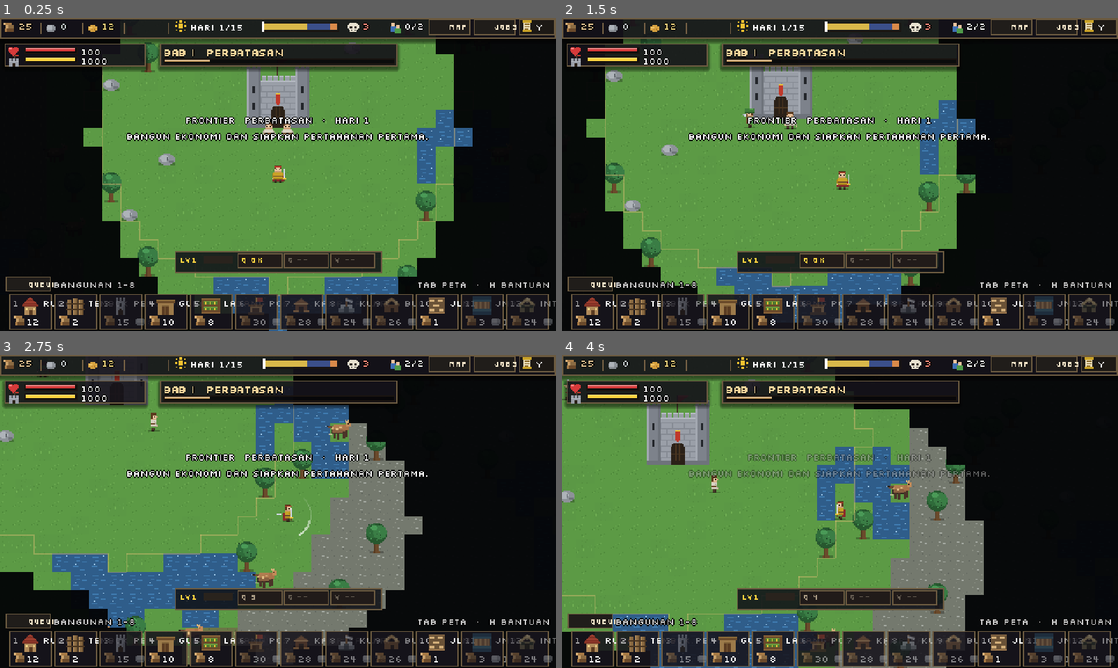
Above: before the commit, frames 1-4 (two rows, left to right).
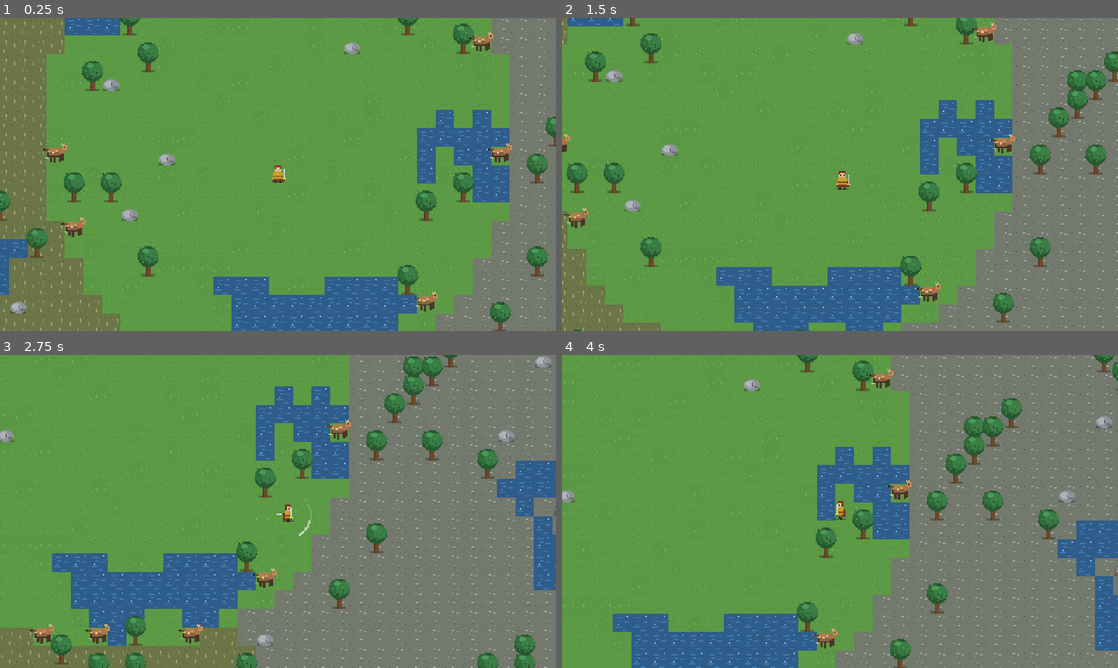
Above: after the commit, the same moments.

Repository: shimleabyte/hold-the-keep
Game: Godot game, scene res://scenes/main.tscn
Two runs of this game, one before a commit and one after it. Both use one fixed random seed, a clock stepped at 60 frames per second and the inputs below.
Inputs (mouse positions are in pixels of both pictures, inside the frame that each line leads up to):
- Up to frame 1 (0.25 s): no input
- Up to frame 2 (1.5 s): tap Enter at 0.5 s; move the mouse to (962, 158) at 0.52 s; hold D (move_right) 0.53-1.28 s; hold F (attack) 0.53-1.28 s; click (962, 158) at 0.67 s; move the mouse to (728, 190) at 1.27 s; hold S (move_down) from 1.28 s (still down); tap C (ability_cleave) at 1.35 s
- Up to frame 3 (2.75 s): tap F (attack) at 1.55 s; move the mouse to (333, 442) at 2.02 s; release S (move_down) at 2.03 s; hold D (move_right) from 2.03 s (still down); hold F (attack) from 2.03 s (still down); tap Q (ability_dash) at 2.1 s
- Up to frame 4 (4 s): move the mouse to (812, 574) at 2.77 s; release D (move_right) at 2.78 s; release F (attack) at 2.78 s; hold W (move_up) 2.78-3.53 s; tap V (ability_rally) at 2.85 s; click (812, 574) at 2.92 s; tap F (attack) at 3.05 s; move the mouse to (1006, 558) at 3.52 s; hold A (move_left) from 3.53 s (still down); hold F (attack) from 3.53 s (still down)

The runs differ from the first frame. In frame 1, 62% of the frame differs, in the area x 0-100%, y 0-100%; in frame 2, 63%; in frame 3, 57%; in frame 4, 55%.
Error after the commit: Parse Error: Could not preload resource script "res://scripts/entities/enemy.gd". (res://scripts/entities/enemy_keep.gd:4)

Commit message:
refactor: delegate enemy raid logic to behavior module

Diff:
--- a/scripts/entities/enemy.gd
+++ b/scripts/entities/enemy.gd
@@ -9,6 +9,7 @@
 const ENEMY_BOLT := preload("res://scripts/entities/enemy_bolt.gd")
 const ENEMY_TARGETING := preload("res://scripts/systems/enemy_targeting.gd")
 const PATROL_MOVEMENT_SCRIPT := preload("res://scripts/behaviors/enemies/enemy_patrol_movement.gd")
+const RAID_BEHAVIOR_SCRIPT := preload("res://scripts/behaviors/enemies/enemy_raid_behavior.gd")
 const WarShamanSupportBehavior := preload("res://scripts/behaviors/war_shaman_support_behavior.gd")
 const BeastRiderBehavior := preload("res://scripts/behaviors/beast_rider_behavior.gd")
 const ShieldbearerBehavior := preload("res://scripts/behaviors/shieldbearer_behavior.gd")
@@ -97,6 +98,7 @@
 var anim := SpriteAnim.new()
 var combat_feedback = CombatVisualFeedback.new()
 var patrol_movement = PATROL_MOVEMENT_SCRIPT.new()
+var raid_behavior = RAID_BEHAVIOR_SCRIPT.new()
 
 var _offset := Vector2.ZERO
 var _atk_cd := 0.0
@@ -247,6 +249,7 @@
 
 
 func _ready() -> void:
+    raid_behavior.configure(self)
     add_to_group("enemies")
     if is_patrol:
         add_to_group("enemy_patrols")
@@ -409,10 +412,7 @@
 
 
 func _find_raid_depot():
-    for depot in get_tree().get_nodes_in_group("depots"):
-        if is_instance_valid(depot) and depot.cell == raid_target_cell and ["storage", "outpost", "granary"].has(String(depot.id)):
-            return depot
-    return null
+    return raid_behavior.find_raid_depot()
 
 
 func setup_faction_raid(
@@ -439,131 +439,19 @@
 
 
 func _find_faction_raid_target():
-    var group_name := "depots" if faction_raid_target_kind == "depot" else "roads"
-    for candidate in get_tree().get_nodes_in_group(group_name):
-        if not is_instance_valid(candidate) or candidate.cell != raid_target_cell:
-            continue
-        var candidate_id := String(candidate.id)
-        if faction_raid_target_kind == "depot" and ["storage", "outpost", "granary"].has(candidate_id):
-            return candidate
-        if faction_raid_target_kind == "road" and ["road", "bridge"].has(candidate_id):
-            return candidate
-    return null
+    return raid_behavior.find_faction_raid_target()
 
 
 func _faction_raid_target_valid(target, supply) -> bool:
-    if target == null or not is_instance_valid(target) or int(target.hp) <= 0:
-        return false
-    if supply == null or not is_instance_valid(supply) or supply.territory == null:
-        return false
-    supply._ensure_current()
-    if String(supply.world.region_id(target.cell)) != faction_raid_region_id:
-        return false
-
-    var owner := String(supply.territory.owner_at(target.cell))
-    var region: Dictionary = supply.territory.get_region_state(faction_raid_region_id)
-    var control := String(region.get("control", "neutral"))
-    var exposed := owner == "contested" or (owner == "player" and control in ["enemy", "contested"])
-    if not exposed:
-        return false
-
-    if faction_raid_target_kind == "depot":
-        return ["storage", "outpost", "granary"].has(String(target.id)) and supply.is_depot_connected(target)
-    if faction_raid_target_kind == "road":
-        if not ["road", "bridge"].has(String(target.id)):
-            return false
-        for cell in target.cells():
-            if supply.connected_road_cells.has(cell):
-                return true
-    return false
-
-
-func _tick_faction_raid(delta: float) -> void:
-    var target = _find_faction_raid_target()
-    var supply = get_tree().get_first_node_in_group("supply_network")
-    if not _faction_raid_target_valid(target, supply):
-        retreat()
-        return
-
-    var reach := maxf(_attack_reach(), 28.0)
-    if player != null and is_instance_valid(player) and position.distance_to(player.position) <= reach:
-        if role == "ranged":
-            _begin_ranged_attack(player)
-        else:
-            _begin_attack(player, player.position - position)
-        return
-    for defender in get_tree().get_nodes_in_group("defenders"):
-        if not is_instance_valid(defender) or not defender.visible:
-            continue
-        if position.distance_to(defender.position) <= reach:
-            if role == "ranged":
-                _begin_ranged_attack(defender)
-            else:
-                _begin_attack(defender, defender.position - position)
-            return
-    if position.distance_to(target.position) <= reach:
-        if role == "ranged":
-            _begin_ranged_attack(target)
-        else:
-            _begin_attack(target, target.position - position)
-        return
-
-    if raid_nav == null:
-        retreat()
-        return
-    _raid_repath_timer = maxf(0.0, _raid_repath_timer - delta)
-    if _raid_path_version != raid_nav.version or _raid_path.is_empty() or _raid_repath_timer <= 0.0:
-        var target_cells: Array[Vector2i] = target.cells()
-        _raid_path = raid_nav.path_adjacent(position, target_cells)
-        _raid_path_index = 1 if _raid_path.size() > 1 else 0
-        _raid_path_version = raid_nav.version
-        _raid_repath_timer = 1.0
-        if _raid_path.is_empty():
-            retreat()
-            return
-    while _raid_path_index < _raid_path.size() and position.distance_to(_raid_path[_raid_path_index]) <= 3.0:
-        _raid_path_index += 1
-    if _raid_path_index < _raid_path.size():
-        _move_toward(_raid_path[_raid_path_index], delta)
-
-
-func _tick_supply_raid(delta: float) -> void:
-    var depot = _find_raid_depot()
-    if depot == null:
-        retreat()
-        return
-    var supply = get_tree().get_first_node_in_group("supply_network")
-    if supply == null or supply.is_depot_connected(depot):
-        retreat()
-        return
-
-    var reach := maxf(_attack_reach(), 28.0)
-    if player != null and is_instance_valid(player) and position.distance_to(player.position) <= reach:
-        _begin_attack(player, player.position - position)
-        return
-    for defender in get_tree().get_nodes_in_group("defenders"):
-        if not is_instance_valid(defender) or not defender.visible:
-            continue
-        if position.distance_to(defender.position) <= reach:
-            _begin_attack(defender, defender.position - position)
-            return
-    if position.distance_to(depot.position) <= reach:
-        _begin_attack(depot, depot.position - position)
-        return
-
-    if raid_nav == null:
-        return
-    _raid_repath_timer = maxf(0.0, _raid_repath_timer - delta)
-    if _raid_path_version != raid_nav.version or _raid_path.is_empty() or _raid_repath_timer <= 0.0:
-        var target_cells: Array[Vector2i] = depot.cells()
-        _raid_path = raid_nav.path_adjacent(position, target_cells)
-        _raid_path_index = 1 if _raid_path.size() > 1 else 0
-        _raid_path_version = raid_nav.version
-        _raid_repath_timer = 1.0
-    while _raid_path_index < _raid_path.size() and position.distance_to(_raid_path[_raid_path_index]) <= 3.0:
-        _raid_path_index += 1
-    if _raid_path_index < _raid_path.size():
-        _move_toward(_raid_path[_raid_path_index], delta)
+    return raid_behavior.faction_raid_target_valid(target, supply)
+
+
+func _tick_faction_raid(delta: float) -> :
+    return raid_behavior.tick_faction_raid(delta)
+
+
+func _tick_supply_raid(delta: float) -> :
+    return raid_behavior.tick_supply_raid(delta)
 
 
 func _tick_flow(delta: float) -> void:
